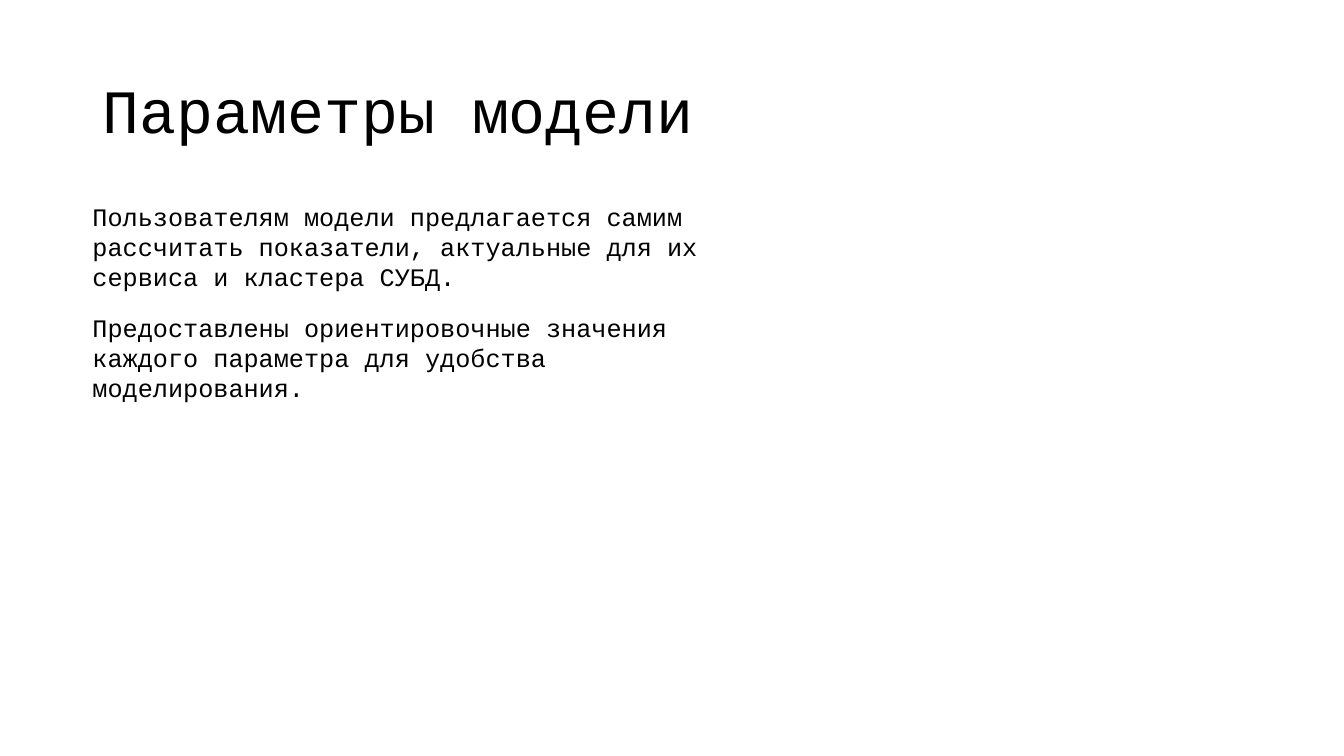
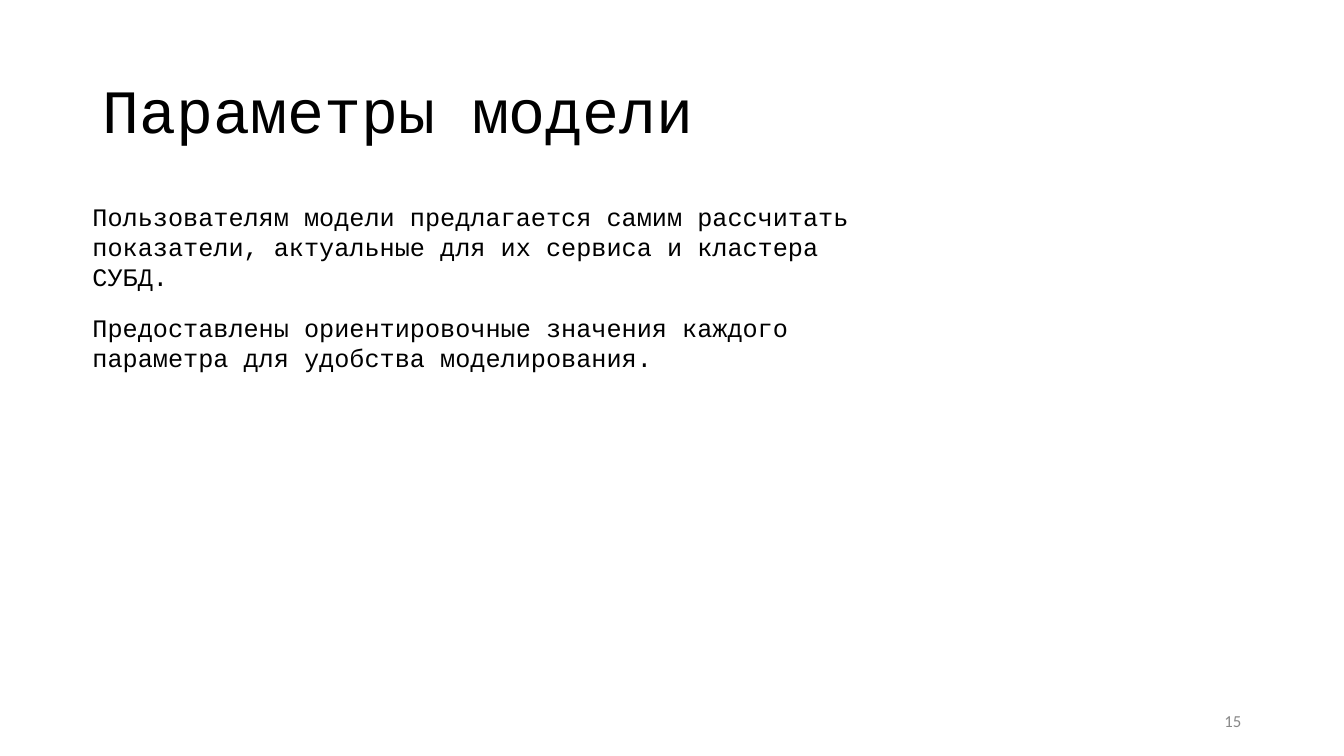
Before and after one commit to vitosotdihaet/pind, a slide deck: slide 15 of presentation.odp (slide 12 before the commit). Drawn at 1344x756 pixels with LibreOffice and Linux fonts; fonts in the diff are those of the drawing. Boxes give left, top, right and bottom in pixels: in the first picture for what was removed or moved away, otherwise in the second. Text is boxed around its words. In the diff, an @@ line names an element or a change of style, - is before the commit and + after.

```diff
--- a/presentation.odp
+++ b/presentation.odp
@@ text "Пользователям модели предлагается самим рассчитать ..." rewrapped from bbox=[92, 209, 697, 403] to bbox=[92, 209, 848, 373] @@
@@ page number added at bbox=[1224, 716, 1241, 727], 12 pt, text #888888 @@
+15
```
Also in this commit, not shown: 19 other slides changed, 4 slides added, 3 slides removed.
